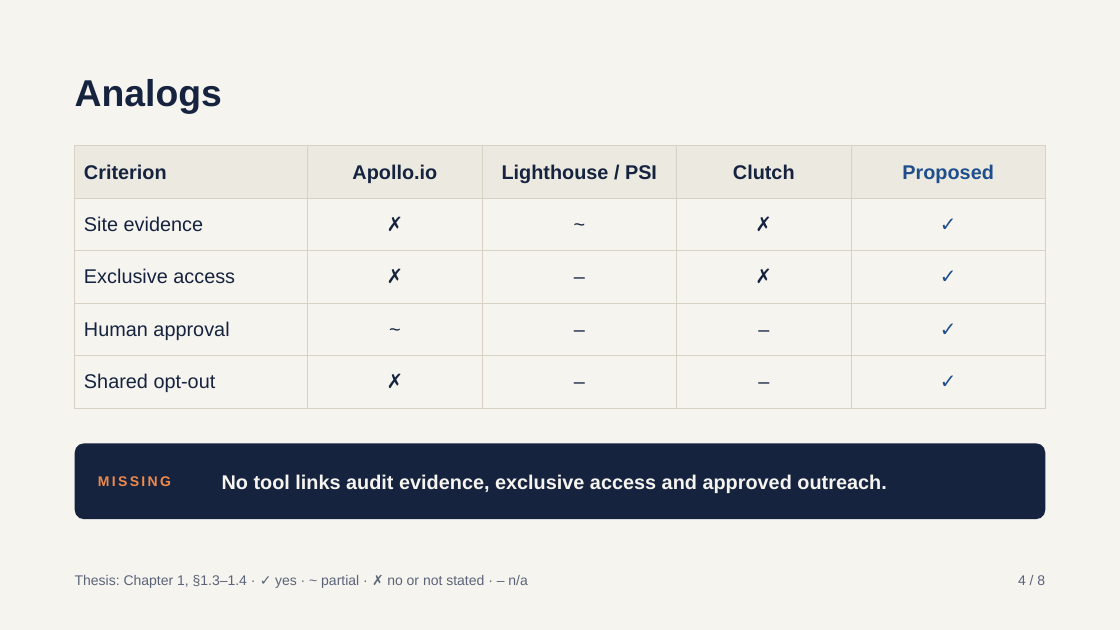
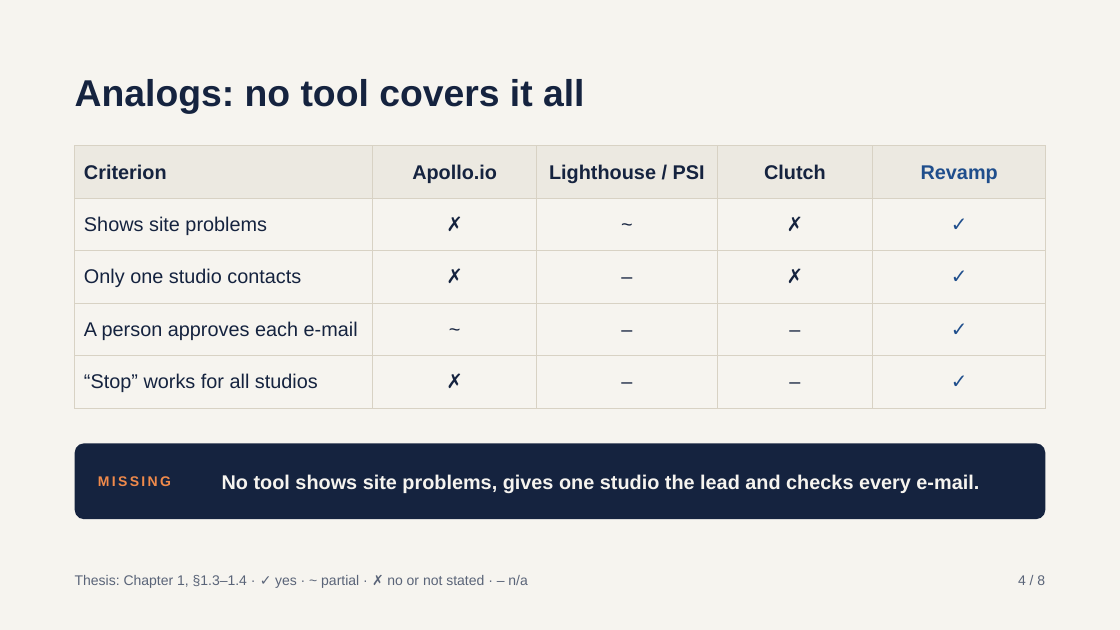
Before and after one commit to yurykurouski/revamp-docs, a slide deck: slide 5 of defence/BA_Defence_Kurouski.pptx. Drawn at 1120x630 pixels with LibreOffice and Linux fonts; fonts in the diff are those of the drawing. Boxes give left, top, right and bottom in pixels: in the first picture for what was removed or moved away, otherwise in the second. Text is boxed around its words. In the diff, an @@ line names an element or a change of style, - is before the commit and + after.

```diff
--- a/defence/BA_Defence_Kurouski.pptx
+++ b/defence/BA_Defence_Kurouski.pptx
@@ text at <box>75,79,584,114</box>: text changed @@
-Analogs
+Analogs: no tool covers it all
@@ table at <box>75,146,1046,396</box> @@
-row 1, column 5: Proposed
+row 1, column 5: Revamp
-row 2, column 1: Site evidence
+row 2, column 1: Shows site problems
-row 3, column 1: Exclusive access
+row 3, column 1: Only one studio contacts
-row 4, column 1: Human approval
+row 4, column 1: A person approves each e-mail
-row 5, column 1: Shared opt-out
+row 5, column 1: “Stop” works for all studios
@@ text at <box>222,474,979,493</box>: text changed @@
-No tool links audit evidence, exclusive access and approved outreach.
+No tool shows site problems, gives one studio the lead and checks every e-mail.
```
Also in this commit, not shown: 7 other slides changed, 3 slides added, 2 slides removed.
